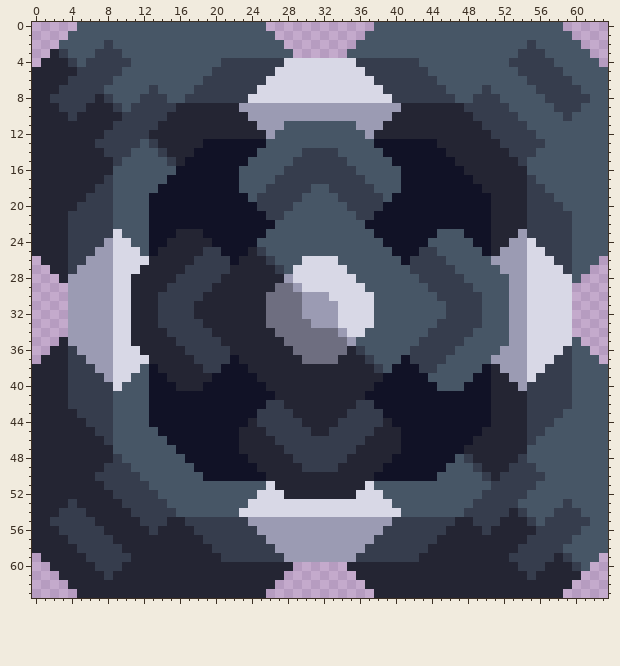
Two versions of one pixel-art file, sprites/blocks/drills/ALUMINUM DRILL/biotic-zlo-production-aluminum-drill.ase. Above, as it was before the edit.
64x64 pixels, 1 frame.
Once edited:
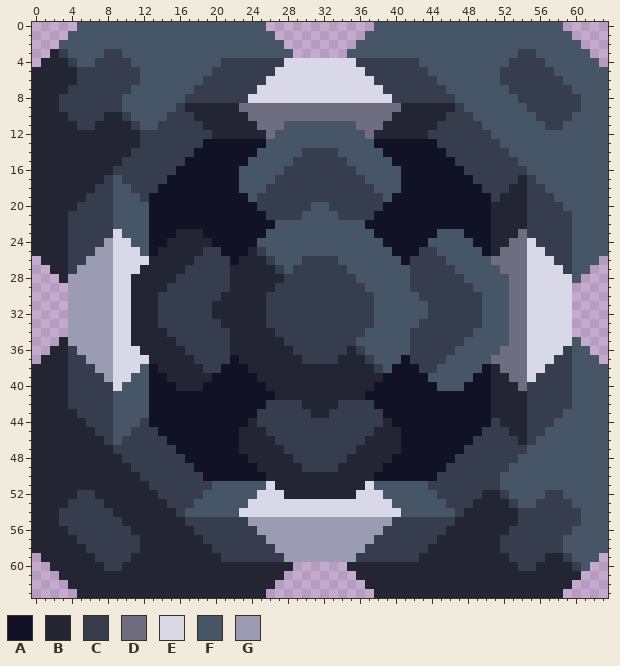
Palette (. is transparent): A #111226  B #242533  C #363d4d  D #6e6e80  E #d8d8e6  F #475666  G #9b9bb3
Difference:
layer "Layer 2" now hidden
Changed rows in their new state; - is an unchanged pixel.
first column x 2:
 2 ------F----------------------------------------------F------
 3 -----F------------------------------------------------F-----
 4 ----F--------------------------------------------------F----
 5 --------CC----------------------------------------CC----F---
 6 --B----CCC----------------------------------------CCC----F--
 7 -B----CCC--F------------------------------------F--CCC----F-
 8 B----C-C--FFF----------------------------------FFF--CCC----F
 9 ----CCC--FFFFFC------DDDDDDDDDDDDDDDDDD------CFFFFF--CCC----
10 ---CCC---FFFFCCC------DDDDDDDDDDDDDDDD------CCCFFFFF--CCC---
11 ---CC--BB-FFCCCCC------DDD--------DDD------CCCCCFFFFF--CC---
12 ------BBBB-CCCCCCC------D----------D------CCCCCCCFFFFF------
13 -----BBBBBC-CCCCC--------------------------CCCCCCCFFFFF-----
14 ------BBBCCC-CCC----------------------------CCCCCCCFFF------
15 -------BCCCCC-C------------------------------CCCCCCCF-------
16 -------CCCCCCC--------------------------------CCCCCCC-------
17 --------CCCCC----------------------------------CCCCC--------
18 ---------CCC-----------------CC-----------------CCC---------
19 ----------C-----------------CCCC-----------------C----------
20 ---------------------------CC--CC---------------------------
21 --------------------------CC----CC--------------------------
23 ----------------------------------------------------D-------
24 ---------------------------------------------------DD-------
25 --------------------------------------------------DDD-------
26 ----------------------------CCCC-----------------DDDD-------
27 ---------------------------CCCCCC-----------------DDD-------
28 -------------------C------CCCCCCCC------C----------DD-------
29 ------------------CC-----CCCCCCCCCC-----CC---------DD-------
30 -----------------CC-----CCCCCCCCCCCC-----CC--------DD-------
31 ----------------CC------CCCCCCCCCCCC------CC-------DD-------
32 ----------------CC------CCCCCCCCCCCC------CC-------DD-------
33 -----------------CC-----CCCCCCCCCCCC-----CC--------DD-------
34 ------------------CC-----CCCCCCCCCC-----CC---------DD-------
35 -------------------C------CCCCCCCC------C----------DD-------
36 ---------------------------CCCCCC-----------------DDD-------
37 ----------------------------CCCC-----------------DDDD-------
38 --------------------------------------------------DDD-------
39 ---------------------------------------------------DD-------
40 ----------------------------------------------------D-------
42 --------------------------CC----CC--------------------------
43 ---------------------------CC--CC---------------------------
44 ----------C-----------------CCCC-----------------C----------
45 ---------CCC-----------------CC-----------------CCC---------
46 --------CCCCC----------------------------------CCCCC--------
47 -------CCCCCCC--------------------------------CCCCCCC-------
48 -------BCCCCCCC------------------------------C-CCCCCF-------
49 ------BBBCCCCCCC----------------------------CCC-CCCFFF------
50 -----BBBBBCCCCCCC--------------------------CCCCC-CFFFFF-----
51 ------BBBBBCCCCCCC------------------------CCCCCCC-FFFF------
52 ---CC--BBBBBCCCCC--------------------------CCCCCBB-FF--CC---
53 ---CCC--BBBBBCCC----------------------------CCCBBBB---CCC---
54 ----CCC--BBBBBC------------------------------CBBBBB--CCC----
55 B----CCC--BBB----------------------------------BBB--C-C----F
56 -B----CCC--B------------------------------------B--CCC----F-
57 --B----CCC----------------------------------------CCC----F--
58 ---B----CC----------------------------------------CC--------
59 ----B--------------------------------------------------B----
60 -----B------------------------------------------------B-----
61 ------B----------------------------------------------B------
Changed places in both pictures, as pixel boxes (x1, y1, x2, y2):
changed: (50, 40, 590, 580)
